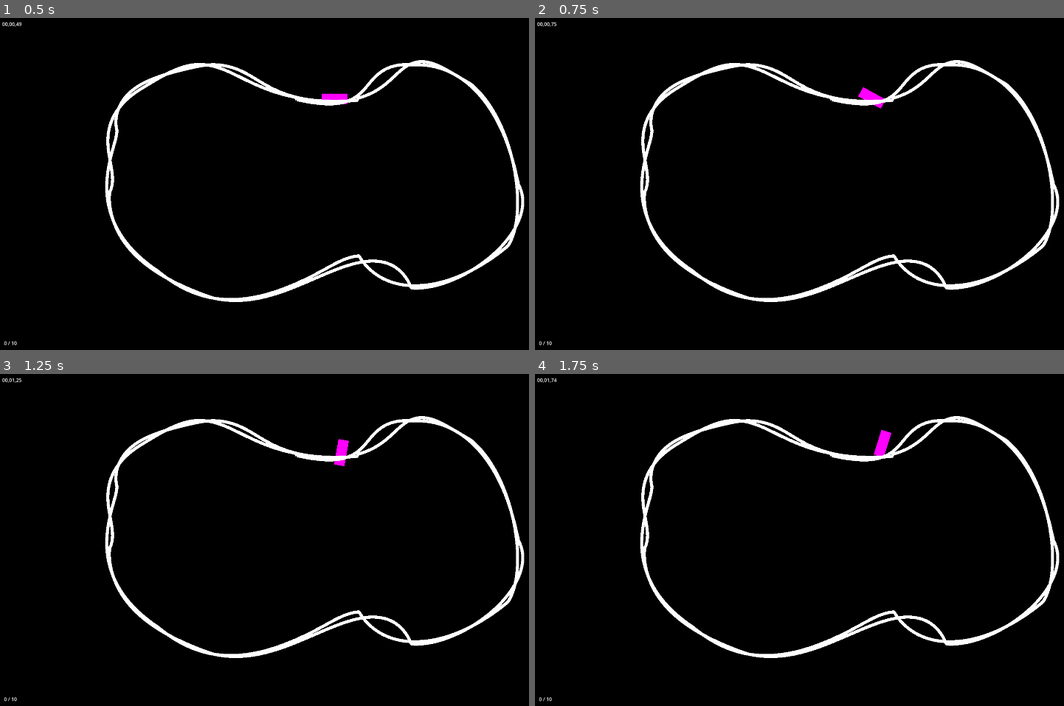
Above: before the commit, frames 1-4 (two rows, left to right).
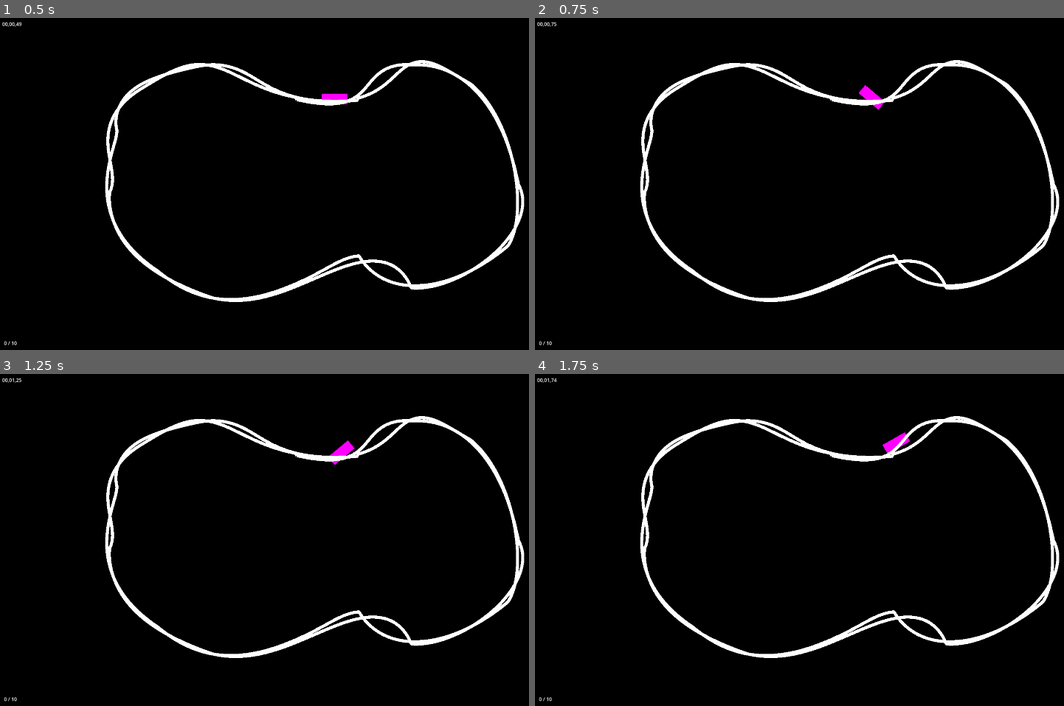
Above: after the commit, the same moments.

Repository: Timjb4235/three-brothers
Game: Godot game, scene res://scenes/main.tscn
Same seed, same stepped clock (60 frames per second), same inputs: the game is played once before the commit and once after it.
Inputs:
- Up to frame 1 (0.5 s): no input
- Up to frame 2 (0.75 s): hold Right (right) from 0.53 s (still down)
- Up to frame 3 (1.25 s): keep holding Right (right)
- Up to frame 4 (1.75 s): release Right (right) at 1.28 s; hold Down (down) from 1.28 s (still down)

Frame 1 is identical in both runs. In frame 2, less than 0.1% of the frame differs, in the area x 61-66%, y 20-28%; in frame 3, 0.1%; in frame 4, 0.3%, in the area x 64-71%, y 16-25%.

Commit message:
Player movement updated

Diff:
--- a/scripts/player.gd
+++ b/scripts/player.gd
@@ -2,9 +2,9 @@
 
 const INITIAL_SPEED = 50
 const FRICTION = 20
-const ACCEL_STRENGTH = 5
-const ROTATION_STRENGTH = 2.5
-const MAX_SPEED = 250
+const ACCEL_STRENGTH = 10
+const ROTATION_STRENGTH = 3.5
+const MAX_SPEED = 500
 # const SPIN_MULTIPLIER = 5
 var acceleration = Vector2(0, 0)
 var rotation_input = 0
@@ -55,6 +55,7 @@
 		velocity = velocity - FRICTION * delta * velocity.normalized()
 	velocity += transform.x * accel_input
 	if velocity.length() > MAX_SPEED:
+		print("max")
 		velocity = (velocity / velocity.length()) * MAX_SPEED
 	var collision_info = move_and_collide(velocity * delta)
 	if collision_info:
--- a/scripts/world.gd
+++ b/scripts/world.gd
@@ -13,19 +13,17 @@
 func _process(delta):
 	pass
 
-func save_score(name, time):
+func save_score(pilot, time):
 	var f = FileAccess.open("res://savegame.save", FileAccess.READ_WRITE)
 	if f and f.is_open():
 		f.seek_end()
-		f.store_line("{0}, {1}".format([name, time], "{_}"))
+		f.store_line("{0}, {1}".format([pilot, time], "{_}"))
 		f.close()
 
 func load_scores():
 	var f = FileAccess.open("res://savegame.save", FileAccess.READ)
 	if f and f.is_open():
-		var index = 1
 		while not f.eof_reached():
 			var line = f.get_line()
 			print(line)
-			index += 1
 		f.close()
Not shown: 1 places in scenes/main.tscn that only renumber resources
Not shown: 1 places in scenes/racetrack.tscn that only renumber resources
